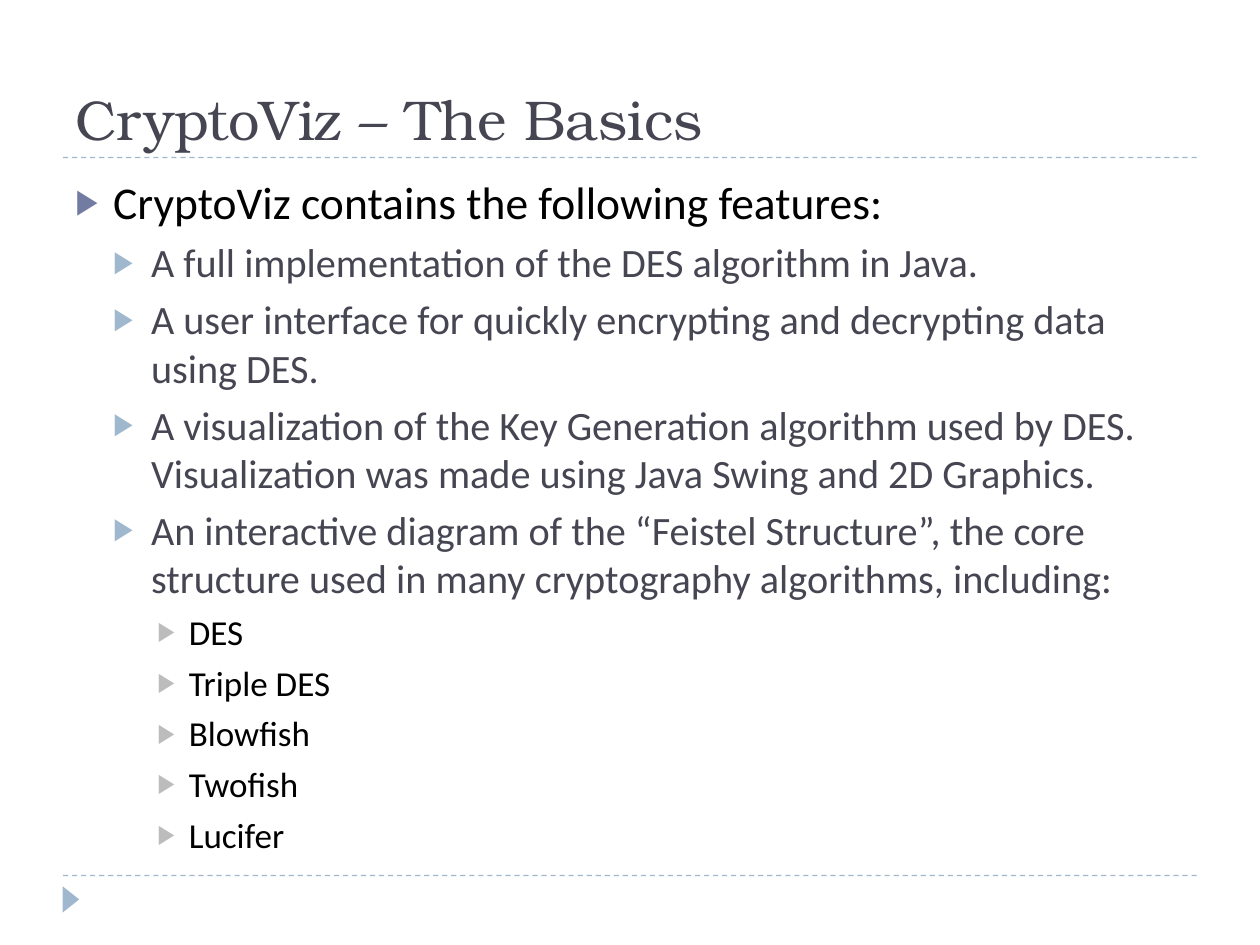
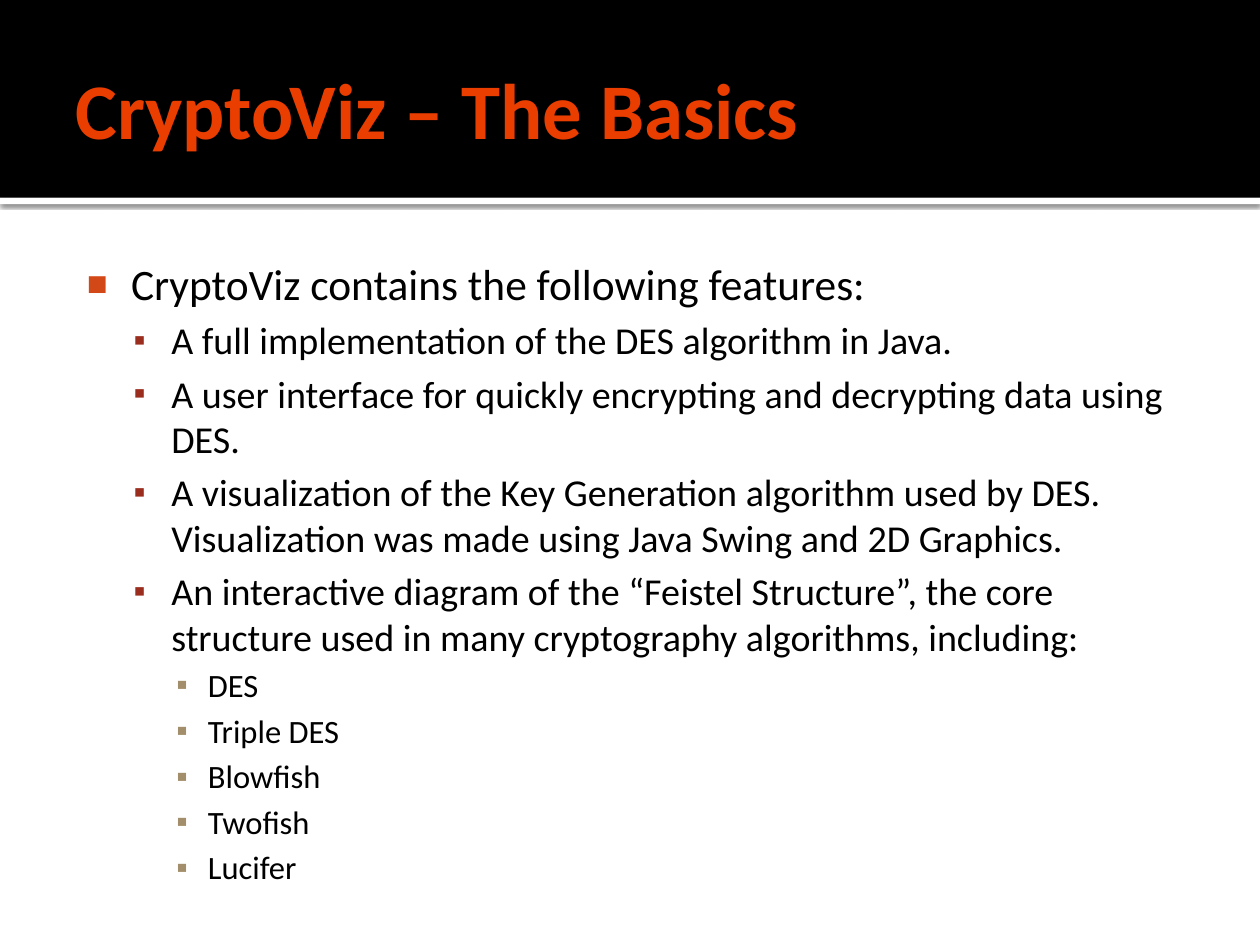
Before and after one commit to ikram1996/cryptoviz, a slide deck: slide 3 of docs/CryptoViz.pptx. Drawn at 1260x945 pixels with LibreOffice and Linux fonts; fonts in the diff are those of the drawing. Boxes give left, top, right and bottom in pixels: in the first picture for what was removed or moved away, otherwise in the second. Text is boxed around its words. In the diff, an @@ line names an element or a change of style, - is before the commit and + after.

```diff
--- a/docs/CryptoViz.pptx
+++ b/docs/CryptoViz.pptx
@@ rectangle added at (0, 0, 1260, 198), fill #000000 @@
@@ title "CryptoViz – The Basics" at (76, 83, 798, 152): size 32 to 45 pt, font TeX Gyre Bonum to Calibri, text colour #464653 to #EA3D00, bold on; vertical alignment bottom to middle @@
@@ line removed from (63, 158) to (1197, 158) @@
@@ rectangle added at (0, 198, 1260, 204), fill #FFFFFF @@
@@ text "CryptoViz contains the following features:": place and size @@
-text "CryptoViz contains the following features:" at (113, 187, 1135, 849)
+text "CryptoViz contains the following features:" at (131, 270, 1162, 880)
@@ text "CryptoViz contains the following features:" at (131, 270, 1162, 880): size 26 to 24.8 pt in "CryptoViz contains the following features:"; size 23 to 21.7 pt, text colour #464653 to #000000 in "A full implementation of the DES algorithm ...", "A user interface for quickly encrypting and ...", "A visualization of the Key Generation algorithm ...", "An interactive diagram of the “Feistel Structure”, ..."; size 20 to 18.6 pt in "DES", "Triple DES", "Blowfish", "Twofish" and 1 more places; bullet ▶ to ■; less space between paragraphs; bullet colour #727CA3 to #D34817; bullet ▶ to ▪; bullet colour #9FB8CD to #9B2D1F; bullet colour #BDBDBD to #A28E6A @@
@@ line removed from (63, 876) to (1197, 876) @@
@@ triangle removed at (63, 886, 79, 912) @@
```
Also in this commit, not shown: 3 other slides changed, 1 slide added.
